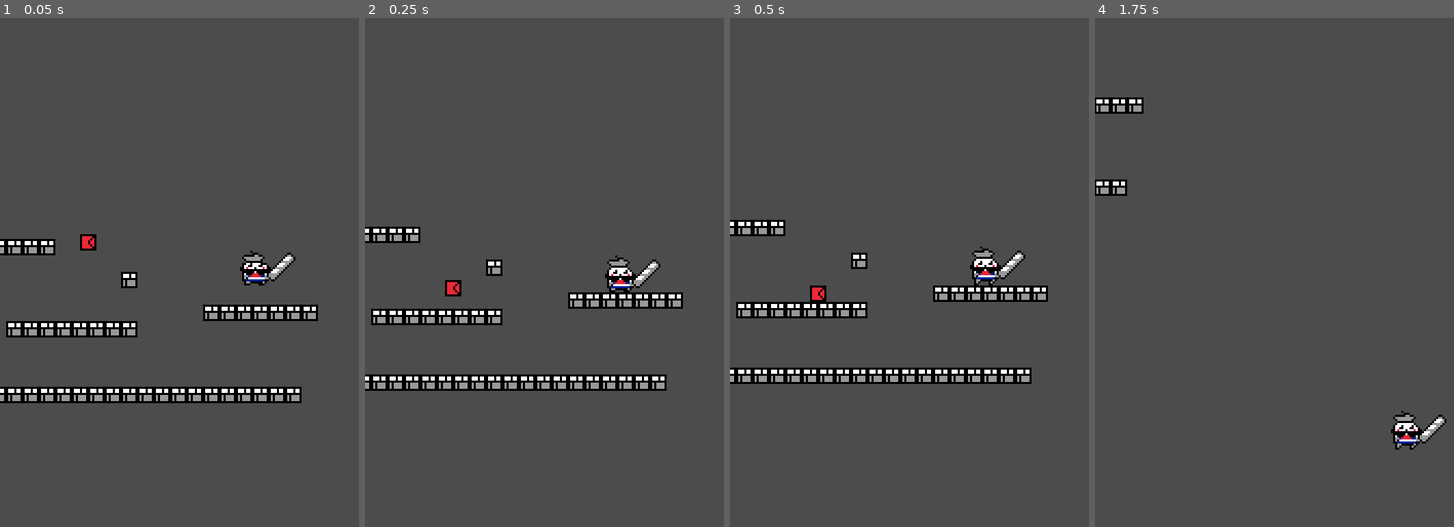
Above: before the commit, frames 1-4 (left to right).
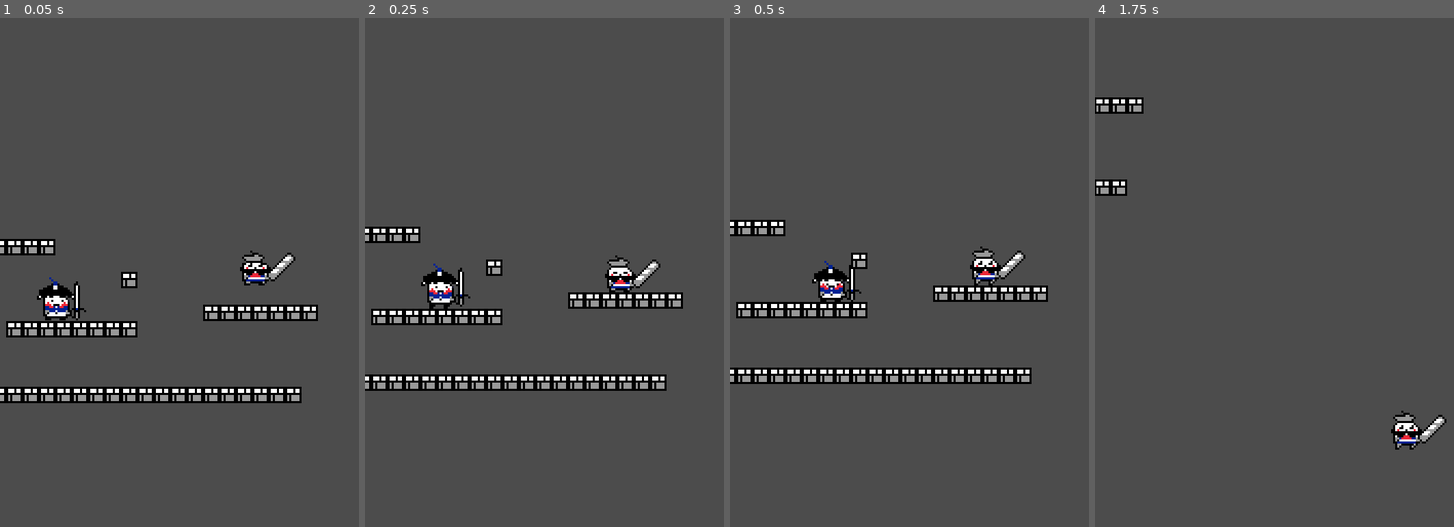
Above: after the commit, the same moments.

Repository: veevoy/Revolution
Game: Godot game, scene res://World.tscn
Two runs of this game, one before a commit and one after it. Both use one fixed random seed, a clock stepped at 60 frames per second and the inputs below.
Inputs:
- Up to frame 1 (0.05 s): no input
- Up to frame 2 (0.25 s): no input
- Up to frame 3 (0.5 s): no input
- Up to frame 4 (1.75 s): hold Space (attack) 0.53-1.28 s; hold Right (ui_right) from 0.53 s (still down); tap Up (ui_up) at 0.77, 1.52 s; tap Space (attack) at 1.35 s

The runs differ from the first frame. In frame 1, 0.8% of the frame differs, in the area x 10-27%, y 42-60%; in frame 2, 0.7%; in frame 3, 0.7%; in frame 4, nothing differs.

Commit message:
Added Sword Enemy behavior & hurtboxes & hitboxes & detection Area

Diff:
--- a/Enemy.gd
+++ /dev/null
@@ -1,38 +0,0 @@
-extends KinematicBody2D
-
-# Script by Veevoy
-
-const GRAVITY = 15
-const MAX_SPEED = 150
-const ACCELERATION = 500
-const JUMP_IMPULSE = -250
-const FRICTION = 2000
-
-var input_vector = Vector2()
-var velocity = Vector2()
-
-onready var my_sprite = $AnimatedSprite
-
-# Called every frame. 'delta' is the elapsed time since the previous frame.
-func _physics_process(delta):
-
-	velocity.y += GRAVITY
-
-
-#	if input_vector != Vector2.ZERO:
-#		velocity.x = move_toward(velocity.x, input_vector.x * MAX_SPEED, ACCELERATION * delta)
-#
-#		if input_vector.x > 0:
-#			my_sprite.scale.x = 1
-#			baguette.position.x = 8
-#			baguette_sprite.scale.x = 1
-#		elif input_vector.x < 0:
-#			my_sprite.scale.x = -1
-#			baguette.position.x = -8
-#			baguette_sprite.scale.x = -1
-#
-#	else:
-#		velocity.x = move_toward(velocity.x, 0, FRICTION * delta)
-
-
-	velocity = move_and_slide(velocity, Vector2.UP)
--- a/Enemy.tscn
+++ /dev/null
@@ -1,26 +0,0 @@
-[gd_scene load_steps=5 format=2]
-
-[ext_resource path="res://assets/placeholder enemy.png" type="Texture" id=1]
-[ext_resource path="res://Enemy.gd" type="Script" id=2]
-
-[sub_resource type="SpriteFrames" id=3]
-animations = [ {
-"frames": [ ExtResource( 1 ) ],
-"loop": true,
-"name": "default",
-"speed": 5.0
-} ]
-
-[sub_resource type="RectangleShape2D" id=4]
-extents = Vector2( 3, 3.5 )
-
-[node name="Enemy" type="KinematicBody2D"]
-collision_layer = 5
-script = ExtResource( 2 )
-
-[node name="AnimatedSprite" type="AnimatedSprite" parent="."]
-frames = SubResource( 3 )
-
-[node name="CollisionShape2D" type="CollisionShape2D" parent="."]
-position = Vector2( 0, 0.5 )
-shape = SubResource( 4 )
--- /dev/null
+++ b/Hitbox.gd
@@ -0,0 +1,3 @@
+extends Area2D
+
+export(int) var damage = 1
--- /dev/null
+++ b/Hitbox.tscn
@@ -0,0 +1,10 @@
+[gd_scene load_steps=2 format=2]
+
+[ext_resource path="res://Hitbox.gd" type="Script" id=1]
+
+[node name="Hitbox" type="Area2D"]
+collision_layer = 0
+collision_mask = 0
+script = ExtResource( 1 )
+
+[node name="CollisionShape2D" type="CollisionShape2D" parent="."]
--- /dev/null
+++ b/Hurtbox.gd
@@ -0,0 +1,3 @@
+extends Area2D
+
+export var hb_owner = ""
--- /dev/null
+++ b/Hurtbox.tscn
@@ -0,0 +1,8 @@
+[gd_scene load_steps=2 format=2]
+
+[ext_resource path="res://Hurtbox.gd" type="Script" id=1]
+
+[node name="Hurtbox" type="Area2D"]
+script = ExtResource( 1 )
+
+[node name="CollisionShape2D" type="CollisionShape2D" parent="."]
--- a/Player.gd
+++ b/Player.gd
@@ -19,7 +19,7 @@
 
 onready var baguette = $Baguette
 onready var baguette_collision = $Baguette/CollisionShape2D
-onready var baguette_timer = $Baguette/AttackTimer
+onready var hurtbox = $Hurtbox
 
 const Sesame = preload("Projectile.tscn")
 
@@ -64,9 +64,9 @@
 		velocity.x = move_toward(velocity.x, input_vector.x * MAX_SPEED, ACCELERATION * delta)
 
 		if input_vector.x > 0:
-			turn_right()
+			turn(Side.RIGHT)
 		elif input_vector.x < 0:
-			turn_left()
+			turn(Side.LEFT)
 
 	else:
 		velocity.x = move_toward(velocity.x, 0, FRICTION * delta)
@@ -83,19 +83,14 @@
 		Weapon.FRENCH:
 			my_sprite.play("French"+name)
 
-func turn_right():
-	my_sprite.scale.x = 1
-	baguette.position.x = 10.5
-	my_collision.position.x = -2.5
-	sesame_spawn.position.x = 14
-	side = Side.RIGHT
-
-func turn_left():
-	my_sprite.scale.x = -1
-	baguette.position.x = -10.5
-	my_collision.position.x = 2.5
-	sesame_spawn.position.x = -14
-	side = Side.LEFT
+func turn(new_side):
+	if side != new_side:
+		my_sprite.scale.x = -my_sprite.scale.x
+		baguette.position.x = -baguette.position.x
+		hurtbox.position.x = -hurtbox.position.x
+		my_collision.position.x = -my_collision.position.x
+		sesame_spawn.position.x = -sesame_spawn.position.x
+		side = new_side
 
 func _unhandled_input(event):
 	if event.is_action_pressed("attack"):
@@ -122,3 +117,7 @@
 		set_animation("Idle")
 		baguette_collision.disabled = true
 		attacking = false
+
+
+func _on_Hurtbox_area_entered(area):
+	print("OUCH")
--- a/Player.tscn
+++ b/Player.tscn
@@ -1,7 +1,8 @@
-[gd_scene load_steps=78 format=2]
-
-[ext_resource path="res://assets/placeholder char.png" type="Texture" id=1]
+[gd_scene load_steps=81 format=2]
+
+[ext_resource path="res://Sprites/placeholder char.png" type="Texture" id=1]
 [ext_resource path="res://Player.gd" type="Script" id=2]
+[ext_resource path="res://Hurtbox.tscn" type="PackedScene" id=3]
 [ext_resource path="res://Sprites/MainCharacter/WithBaguetteTradition/Attack/MainChar_WithBaguetteTradition_Attack-Sheet.png" type="Texture" id=4]
 [ext_resource path="res://Sprites/MainCharacter/WithBaguetteSesame/Attack/MainChar_WithBaguetteSesame_Attack-Sheet.png" type="Texture" id=5]
 [ext_resource path="res://Sprites/MainCharacter/WithBaguetteTradition/Idle/MainChar_WithBaguetteTradition_Idle-Sheet.png" type="Texture" id=6]
@@ -11,6 +12,7 @@
 [ext_resource path="res://Sprites/MainCharacter/WithBaguetteSesame/Walk/MainChar_WithBaguetteSesame_Walk.aseprite-Sheet.png" type="Texture" id=10]
 [ext_resource path="res://Sprites/MainCharacter/withBaguetteFrancaise/Walk/MainChar_WithBaguetteFrancaise_Walk.aseprite-Sheet.png" type="Texture" id=11]
 [ext_resource path="res://Sprites/MainCharacter/withBaguetteFrancaise/Attack/MainChar_WithBaguetteFrancaise_Attack-Sheet.png" type="Texture" id=12]
+[ext_resource path="res://Hitbox.tscn" type="PackedScene" id=13]
 
 [sub_resource type="AtlasTexture" id=11]
 atlas = ExtResource( 12 )
@@ -323,14 +325,16 @@
 [sub_resource type="RectangleShape2D" id=3]
 extents = Vector2( 7.5, 6 )
 
+[sub_resource type="RectangleShape2D" id=67]
+extents = Vector2( 5.5, 5.5 )
+
 [node name="Player" type="KinematicBody2D"]
-collision_layer = 3
 script = ExtResource( 2 )
 
 [node name="AnimatedSprite" type="AnimatedSprite" parent="."]
 frames = SubResource( 1 )
 animation = "TraditionIdle"
-frame = 1
+frame = 7
 playing = true
 
 [node name="CollisionShape2D" type="CollisionShape2D" parent="."]
@@ -345,16 +349,34 @@
 wait_time = 0.1
 one_shot = true
 
-[node name="Baguette" type="Area2D" parent="."]
-position = Vector2( 10.5, 1 )
-collision_layer = 0
+[node name="Baguette" parent="." instance=ExtResource( 13 )]
+position = Vector2( 11.5, 0 )
 collision_mask = 4
-
-[node name="CollisionShape2D" type="CollisionShape2D" parent="Baguette"]
+__meta__ = {
+"_edit_group_": true
+}
+
+[node name="CollisionShape2D" parent="Baguette" index="0"]
 shape = SubResource( 3 )
 disabled = true
 
 [node name="SesameSpawn" type="Position2D" parent="."]
 position = Vector2( 14, -5 )
 
+[node name="Hurtbox" parent="." instance=ExtResource( 3 )]
+position = Vector2( -3.5, 3.5 )
+collision_layer = 2
+collision_mask = 0
+__meta__ = {
+"_edit_group_": true
+}
+hb_owner = "player"
+
+[node name="CollisionShape2D" parent="Hurtbox" index="0"]
+shape = SubResource( 67 )
+
 [connection signal="animation_finished" from="AnimatedSprite" to="." method="_on_AnimatedSprite_animation_finished"]
+[connection signal="area_entered" from="Hurtbox" to="." method="_on_Hurtbox_area_entered"]
+
+[editable path="Baguette"]
+[editable path="Hurtbox"]
--- a/Projectile.gd
+++ b/Projectile.gd
@@ -20,11 +20,10 @@
 	velocity.x = move_toward(velocity.x, 0, FRICTION * delta)
 	global_position = global_position + velocity*delta
 
-
-func _on_Projectile_area_entered(area):
+func _on_Projectile_area_entered(_area):
 	queue_free()
 
-func _on_Projectile_body_entered(body):
+func _on_Projectile_body_entered(_body):
 	queue_free()
 
 func _on_VisibilityNotifier2D_screen_exited():
--- a/Projectile.tscn
+++ b/Projectile.tscn
@@ -13,6 +13,11 @@
 
 [sub_resource type="SpriteFrames" id=3]
 animations = [ {
+"frames": [  ],
+"loop": true,
+"name": "Bullet",
+"speed": 5.0
+}, {
 "frames": [ SubResource( 1 ), SubResource( 2 ) ],
 "loop": true,
 "name": "default",
--- /dev/null
+++ b/SwordEnemy.gd
@@ -0,0 +1,80 @@
+extends KinematicBody2D
+
+# Script by Veevoy
+
+const GRAVITY = 15
+const MAX_SPEED = 50
+const ACCELERATION = 500
+const JUMP_IMPULSE = -250
+const FRICTION = 2000
+
+var input_vector = Vector2()
+var velocity = Vector2()
+
+var health = 2
+
+onready var my_sprite = $AnimatedSprite
+onready var my_raycast = $RayCast2D
+onready var sword = $Sword
+onready var hitbox_collision = $Sword/CollisionShape2D
+onready var detection_area = $DetectionZone
+onready var response_timer = $ResponseTimer
+
+enum Side {
+	LEFT = -1,
+	RIGHT = 1
+}
+
+var side = Side.RIGHT
+var int_side = 1
+var need_attacking = false
+var attacking = false
+
+# Called every frame. 'delta' is the elapsed time since the previous frame.
+func _physics_process(delta):
+	if not my_raycast.is_colliding():
+		int_side = -int_side
+	velocity.y += GRAVITY
+	velocity.x = move_toward(velocity.x, int_side * MAX_SPEED, ACCELERATION * delta)
+
+	if int_side > 0:
+		turn(Side.RIGHT)
+	elif int_side < 0:
+		turn(Side.LEFT)
+
+	velocity = move_and_slide(velocity, Vector2.UP)
+
+	need_attacking = false
+	for area in detection_area.get_overlapping_areas():
+		if "hb_owner" in area and area.hb_owner == "player":
+			need_attacking = true
+
+	if need_attacking and not attacking and response_timer.is_stopped():
+		response_timer.start()
+
+func turn(new_side):
+	if side != new_side:
+		my_sprite.scale.x = -my_sprite.scale.x
+		sword.position.x = -sword.position.x
+		my_raycast.position.x = -my_raycast.position.x
+		detection_area.position.x = -detection_area.position.x
+		side = new_side
+
+func _on_Hurtbox_area_entered(area):
+	if health > 0:
+		health -= 1
+	else:
+		queue_free()
+
+
+func _on_AnimatedSprite_animation_finished():
+	if attacking:
+		hitbox_collision.disabled = true
+		my_sprite.play("Walk")
+		attacking = false
+
+
+func _on_ResponseTime_timeout():
+	hitbox_collision.disabled = false
+	my_sprite.play("Attack")
+	attacking = true
--- /dev/null
+++ b/SwordEnemy.tscn
@@ -0,0 +1,188 @@
+[gd_scene load_steps=34 format=2]
+
+[ext_resource path="res://Sprites/placeholder enemy.png" type="Texture" id=1]
+[ext_resource path="res://SwordEnemy.gd" type="Script" id=2]
+[ext_resource path="res://Sprites/Mobs/SwordGuard/Attack/SwordGuard_Attack-Sheet.png" type="Texture" id=3]
+[ext_resource path="res://Sprites/Mobs/SwordGuard/Walk/SwordMan_Walk-Sheet.png" type="Texture" id=4]
+[ext_resource path="res://Sprites/Mobs/SwordGuard/Idle/SwordGuard_Idle-Sheet.png" type="Texture" id=5]
+[ext_resource path="res://Hurtbox.tscn" type="PackedScene" id=6]
+[ext_resource path="res://Hitbox.tscn" type="PackedScene" id=7]
+
+[sub_resource type="AtlasTexture" id=6]
+atlas = ExtResource( 3 )
+region = Rect2( 0, 0, 40, 32 )
+
+[sub_resource type="AtlasTexture" id=7]
+atlas = ExtResource( 3 )
+region = Rect2( 40, 0, 40, 32 )
+
+[sub_resource type="AtlasTexture" id=8]
+atlas = ExtResource( 3 )
+region = Rect2( 80, 0, 40, 32 )
+
+[sub_resource type="AtlasTexture" id=9]
+atlas = ExtResource( 3 )
+region = Rect2( 120, 0, 40, 32 )
+
+[sub_resource type="AtlasTexture" id=10]
+atlas = ExtResource( 3 )
+region = Rect2( 160, 0, 40, 32 )
+
+[sub_resource type="AtlasTexture" id=11]
+atlas = ExtResource( 3 )
+region = Rect2( 200, 0, 40, 32 )
+
+[sub_resource type="AtlasTexture" id=12]
+atlas = ExtResource( 3 )
+region = Rect2( 240, 0, 40, 32 )
+
+[sub_resource type="AtlasTexture" id=13]
+atlas = ExtResource( 5 )
+region = Rect2( 0, 0, 32, 32 )
+
+[sub_resource type="AtlasTexture" id=14]
+atlas = ExtResource( 5 )
+region = Rect2( 32, 0, 32, 32 )
+
+[sub_resource type="AtlasTexture" id=15]
+atlas = ExtResource( 5 )
+region = Rect2( 64, 0, 32, 32 )
+
+[sub_resource type="AtlasTexture" id=16]
+atlas = ExtResource( 5 )
+region = Rect2( 96, 0, 32, 32 )
+
+[sub_resource type="AtlasTexture" id=17]
+atlas = ExtResource( 5 )
+region = Rect2( 128, 0, 32, 32 )
+
+[sub_resource type="AtlasTexture" id=18]
+atlas = ExtResource( 5 )
+region = Rect2( 160, 0, 32, 32 )
+
+[sub_resource type="AtlasTexture" id=19]
+atlas = ExtResource( 5 )
+region = Rect2( 192, 0, 32, 32 )
+
+[sub_resource type="AtlasTexture" id=20]
+atlas = ExtResource( 5 )
+region = Rect2( 224, 0, 32, 32 )
+
+[sub_resource type="AtlasTexture" id=21]
+atlas = ExtResource( 5 )
+region = Rect2( 256, 0, 32, 32 )
+
+[sub_resource type="AtlasTexture" id=22]
+atlas = ExtResource( 4 )
+region = Rect2( 0, 0, 32, 32 )
+
+[sub_resource type="AtlasTexture" id=23]
+atlas = ExtResource( 4 )
+region = Rect2( 32, 0, 32, 32 )
+
+[sub_resource type="AtlasTexture" id=24]
+atlas = ExtResource( 4 )
+region = Rect2( 64, 0, 32, 32 )
+
+[sub_resource type="AtlasTexture" id=25]
+atlas = ExtResource( 4 )
+region = Rect2( 96, 0, 32, 32 )
+
+[sub_resource type="AtlasTexture" id=26]
+atlas = ExtResource( 4 )
+region = Rect2( 128, 0, 32, 32 )
+
+[sub_resource type="SpriteFrames" id=5]
+animations = [ {
+"frames": [ SubResource( 6 ), SubResource( 7 ), SubResource( 8 ), SubResource( 9 ), SubResource( 10 ), SubResource( 11 ), SubResource( 12 ) ],
+"loop": true,
+"name": "Attack",
+"speed": 20.0
+}, {
+"frames": [ SubResource( 13 ), SubResource( 14 ), SubResource( 15 ), SubResource( 16 ), SubResource( 17 ), SubResource( 18 ), SubResource( 19 ), SubResource( 20 ), SubResource( 21 ) ],
+"loop": true,
+"name": "Idle",
+"speed": 5.0
+}, {
+"frames": [ SubResource( 22 ), SubResource( 23 ), SubResource( 24 ), SubResource( 25 ), SubResource( 26 ) ],
+"loop": true,
+"name": "Walk",
+"speed": 10.0
+}, {
+"frames": [ ExtResource( 1 ) ],
+"loop": true,
+"name": "default",
+"speed": 5.0
+} ]
+
+[sub_resource type="RectangleShape2D" id=4]
+extents = Vector2( 5.5, 5 )
+
+[sub_resource type="RectangleShape2D" id=27]
+extents = Vector2( 6, 7 )
+
+[sub_resource type="RectangleShape2D" id=28]
+extents = Vector2( 30, 11 )
+
+[sub_resource type="RectangleShape2D" id=29]
+extents = Vector2( 5.5, 5 )
+
+[node name="SwordEnemy" type="KinematicBody2D"]
+script = ExtResource( 2 )
+
+[node name="AnimatedSprite" type="AnimatedSprite" parent="."]
+frames = SubResource( 5 )
+animation = "Idle"
+frame = 5
+playing = true
+
+[node name="CollisionShape2D" type="CollisionShape2D" parent="."]
+position = Vector2( 0.5, 4 )
+shape = SubResource( 4 )
+
+[node name="RayCast2D" type="RayCast2D" parent="."]
+position = Vector2( 15, 0 )
+enabled = true
+cast_to = Vector2( 0, 20 )
+
+[node name="Sword" parent="." instance=ExtResource( 7 )]
+position = Vector2( 12, -1 )
+collision_mask = 2
+__meta__ = {
+"_edit_group_": true
+}
+
+[node name="CollisionShape2D" parent="Sword" index="0"]
+position = Vector2( 0, -1 )
+shape = SubResource( 27 )
+disabled = true
+
+[node name="DetectionZone" type="Area2D" parent="."]
+position = Vector2( 38, -2 )
+collision_mask = 2
+monitorable = false
+__meta__ = {
+"_edit_group_": true
+}
+
+[node name="CollisionShape2D" type="CollisionShape2D" parent="DetectionZone"]
+shape = SubResource( 28 )
+
+[node name="Hurtbox" parent="." instance=ExtResource( 6 )]
+position = Vector2( 0.5, 4 )
+collision_layer = 4
+collision_mask = 0
+
+[node name="CollisionShape2D" parent="Hurtbox" index="0"]
+shape = SubResource( 29 )
+
+[node name="ResponseTimer" type="Timer" parent="."]
+wait_time = 0.2
+one_shot = true
+
+[connection signal="animation_finished" from="AnimatedSprite" to="." method="_on_AnimatedSprite_animation_finished"]
+[connection signal="area_entered" from="DetectionZone" to="." method="_on_DetectionZone_area_entered"]
+[connection signal="timeout" from="ResponseTimer" to="." method="_on_ResponseTime_timeout"]
+
+[editable path="Sword"]
+[editable path="Hurtbox"]
--- a/World.tscn
+++ b/World.tscn
@@ -1,8 +1,8 @@
 [gd_scene load_steps=21 format=2]
 
 [ext_resource path="res://Player.tscn" type="PackedScene" id=1]
-[ext_resource path="res://assets/tiles_example.png" type="Texture" id=2]
-[ext_resource path="res://Enemy.tscn" type="PackedScene" id=3]
+[ext_resource path="res://Sprites/tiles_example.png" type="Texture" id=2]
+[ext_resource path="res://SwordEnemy.tscn" type="PackedScene" id=3]
 
 [sub_resource type="ConvexPolygonShape2D" id=2]
 points = PoolVector2Array( 0, 0, 8, 0, 8, 8, 0, 8 )
@@ -180,6 +180,9 @@
 [node name="RemoteTransform2D" type="RemoteTransform2D" parent="Player"]
 remote_path = NodePath("../../Camera2D")
 
+[node name="SwordEnemy" parent="." instance=ExtResource( 3 )]
+position = Vector2( -57, 21 )
+
 [node name="Ground" type="TileMap" parent="."]
 tile_set = SubResource( 1 )
 cell_size = Vector2( 8, 8 )
@@ -190,6 +193,3 @@
 position = Vector2( 45, 4 )
 current = true
 smoothing_enabled = true
-
-[node name="Enemy" parent="." instance=ExtResource( 3 )]
-position = Vector2( -40, -8 )
Renamed: assets/placeholder baguette.png -> Sprites/placeholder baguette.png
Not shown, changed: Sprites/placeholder baguette.png.import
Renamed: assets/placeholder char.png -> Sprites/placeholder char.png
Not shown, changed: Sprites/placeholder char.png.import
Renamed: assets/placeholder enemy.png -> Sprites/placeholder enemy.png
Not shown, changed: Sprites/placeholder enemy.png.import
Renamed: assets/tiles_example.png -> Sprites/tiles_example.png
Not shown, changed: Sprites/tiles_example.png.import
